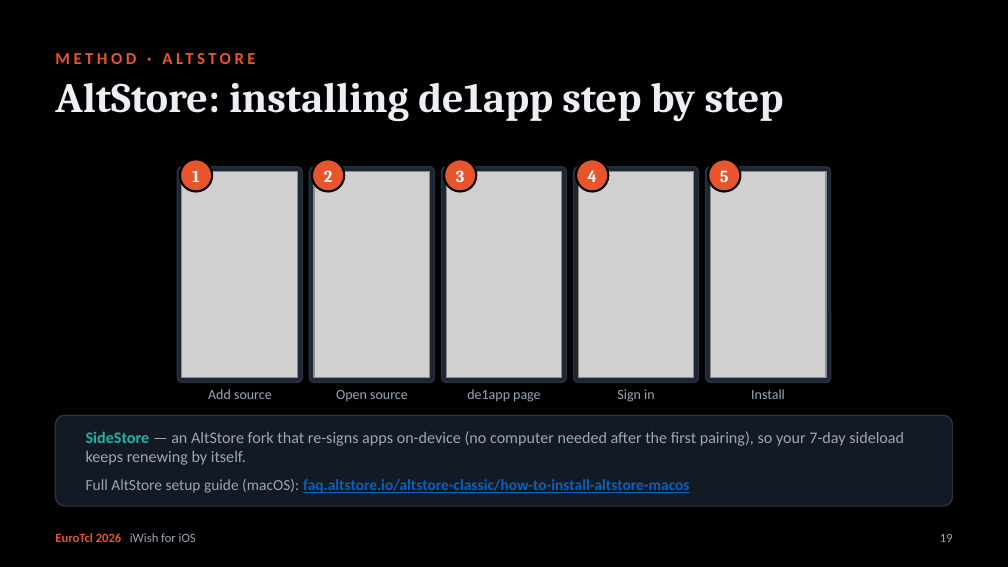
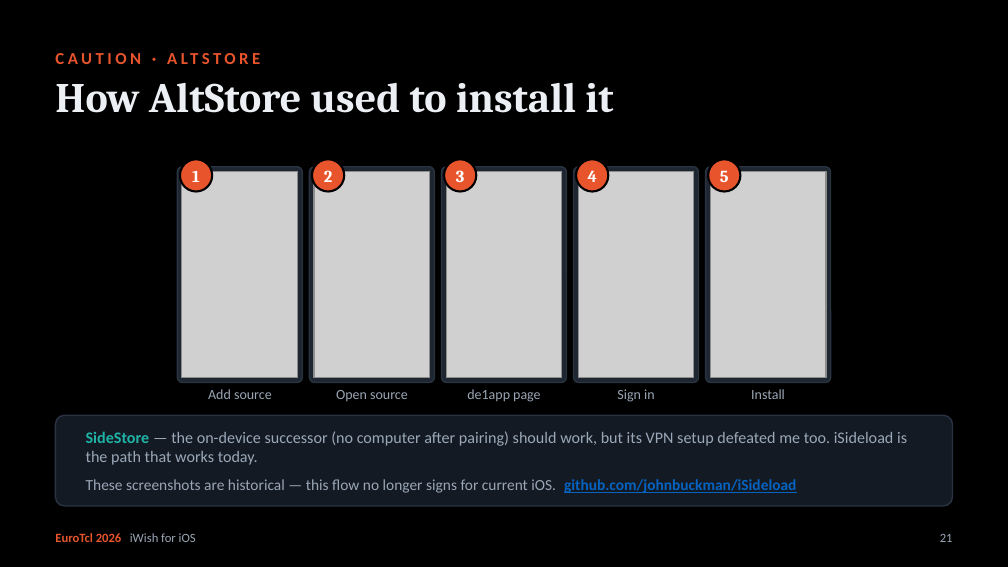
Before and after one commit to johnbuckman/iwish, a slide deck: slide 24 of iWish-for-iOS.pptx (slide 22 before the commit). Drawn at 1008x567 pixels with LibreOffice and Linux fonts; fonts in the diff are those of the drawing; grey boxes stand for pictures. Boxes give left, top, right and bottom in pixels: in the first picture for what was removed or moved away, otherwise in the second. Text is boxed around its words. In the diff, an @@ line names an element or a change of style, - is before the commit and + after.

```diff
--- a/iWish-for-iOS.pptx
+++ b/iWish-for-iOS.pptx
@@ text at [55, 42, 953, 73]: text changed @@
-METHOD · ALTSTORE
+CAUTION · ALTSTORE
@@ text at [55, 82, 613, 113]: text changed @@
-AltStore: installing de1app step by step
+How AltStore used to install it
@@ text at [86, 431, 907, 465]: text changed @@
-SideStore — an AltStore fork that re-signs apps on-device (no computer needed after the first pairing), so your 7-day sideload keeps renewing by itself.
+SideStore — the on-device successor (no computer after pairing) should work, but its VPN setup defeated me too. iSideload is the path that works today.
@@ text at [86, 479, 796, 493]: text changed; text colour #0563C1 to #9AA6B5; bold off @@
-Full AltStore setup guide (macOS): faq.altstore.io/altstore-classic/how-to-install-altstore-macos
+These screenshots are historical — this flow no longer signs for current iOS. github.com/johnbuckman/iSideload
@@ text at [940, 534, 953, 542]: text changed @@
-19
+21
```
Also in this commit, not shown: 6 other slides changed, 2 slides added, 3 other files.
